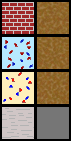
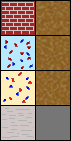
Before/after of a 71 x 141 layered artwork. What changed in the layer stack:
painted on "ground" over [left=1, top=1, right=70, bottom=35]
painted on "1st" over [left=1, top=36, right=70, bottom=70]
painted on "2nd" over [left=1, top=71, right=70, bottom=105]
painted on "roof" over [left=1, top=106, right=70, bottom=140]
moved "black" above "texture", painted on it over [left=1, top=1, right=70, bottom=140]
